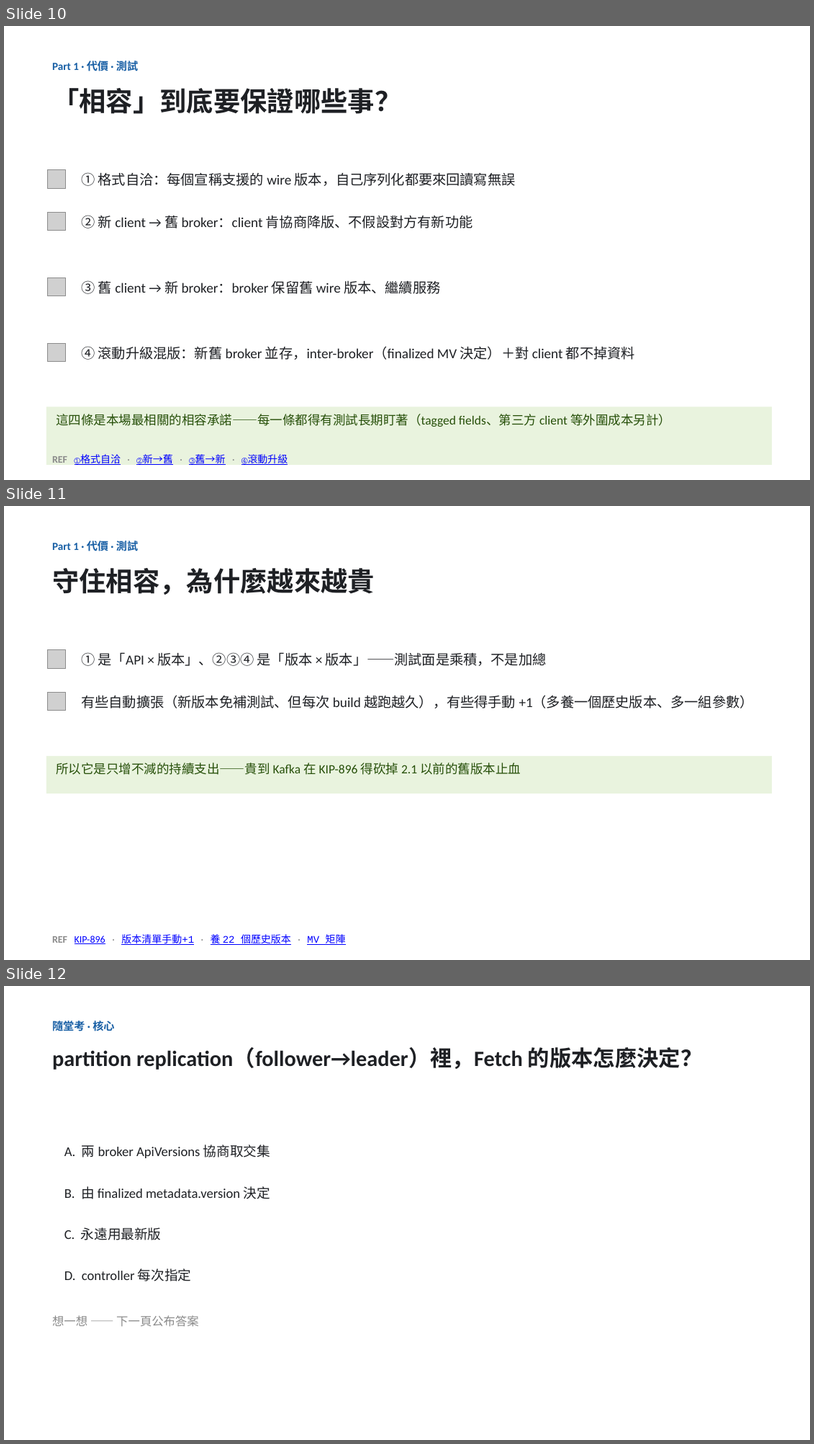
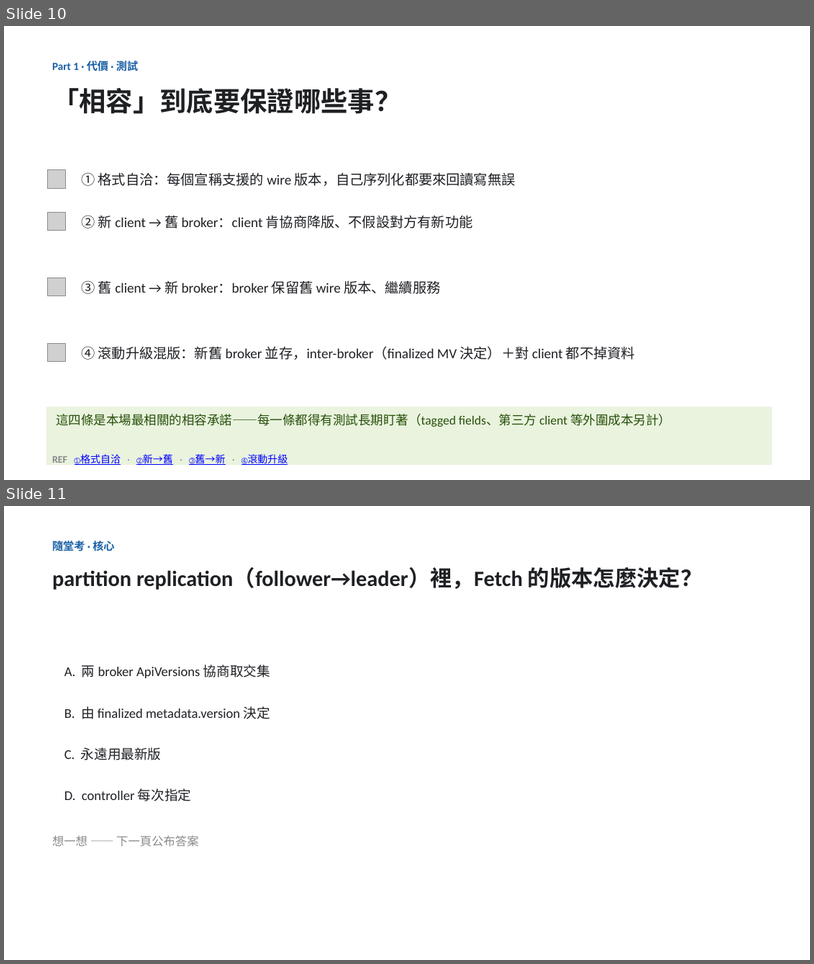
Before and after one commit to unknowntpo/kafka, a slide deck: study/version-control/kafka-version-negotiation.pptx. Shown one above the other, each under a label of ours: slides 10, 11 and 12 before the commit, slides 10 and 11 after it. The pictures are 814x1444 and 814x964 pixels, drawn with LibreOffice and Linux fonts; fonts in the diff are those of the drawing; grey boxes stand for pictures. Boxes give left, top, right and bottom in pixels: in the first picture for what was removed or moved away, otherwise in the second. Text is boxed around its words. In the diff, an @@ line names an element or a change of style, - is before the commit and + after.

```diff
--- a/study/version-control/kafka-version-negotiation.pptx
+++ b/study/version-control/kafka-version-negotiation.pptx
@@ slide 11 removed at <box>4,506,810,960</box>, background #FFFFFF @@
@@ text removed at <box>52,539,138,554</box> @@
-Part 1 · 代價 · 測試
@@ text removed at <box>52,568,375,595</box> @@
-守住相容，為什麼越來越貴
@@ picture removed at <box>47,650,66,668</box> @@
@@ text removed at <box>81,652,547,666</box> @@
-① 是「API × 版本」、②③④ 是「版本 × 版本」——測試面是乘積，不是加總
@@ picture removed at <box>47,692,66,710</box> @@
@@ text removed at <box>81,695,754,708</box> @@
-有些自動擴張（新版本免補測試、但每次 build 越跑越久），有些得手動 +1（多養一個歷史版本、多一組參數）
@@ rectangle removed at <box>46,756,772,793</box> @@
-所以它是只增不減的持續支出——貴到 Kafka 在 KIP-896 得砍掉 2.1 以前的舊版本止血
@@ text removed at <box>52,932,346,945</box> @@
-REF KIP-896 · 版本清單手動+1 · 養 22 個歷史版本 · MV 矩陣
@@ what was slide 12 is now slide 11 @@
```
Also in this commit, not shown: 2 slides changed, 1 other file.
